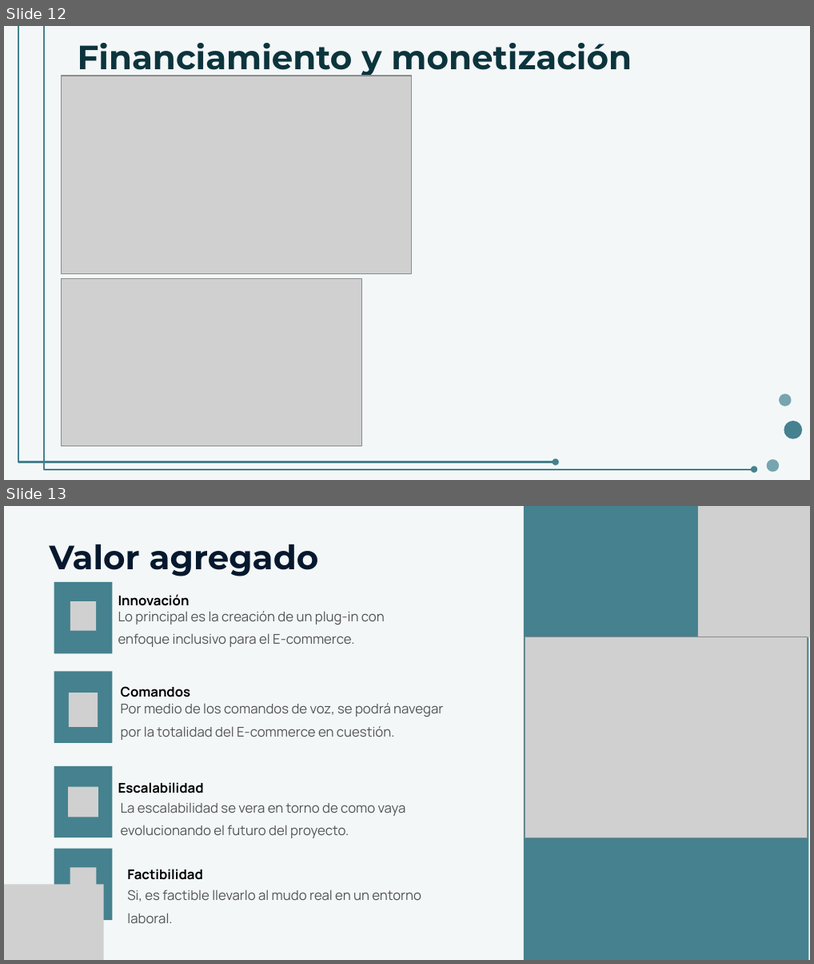
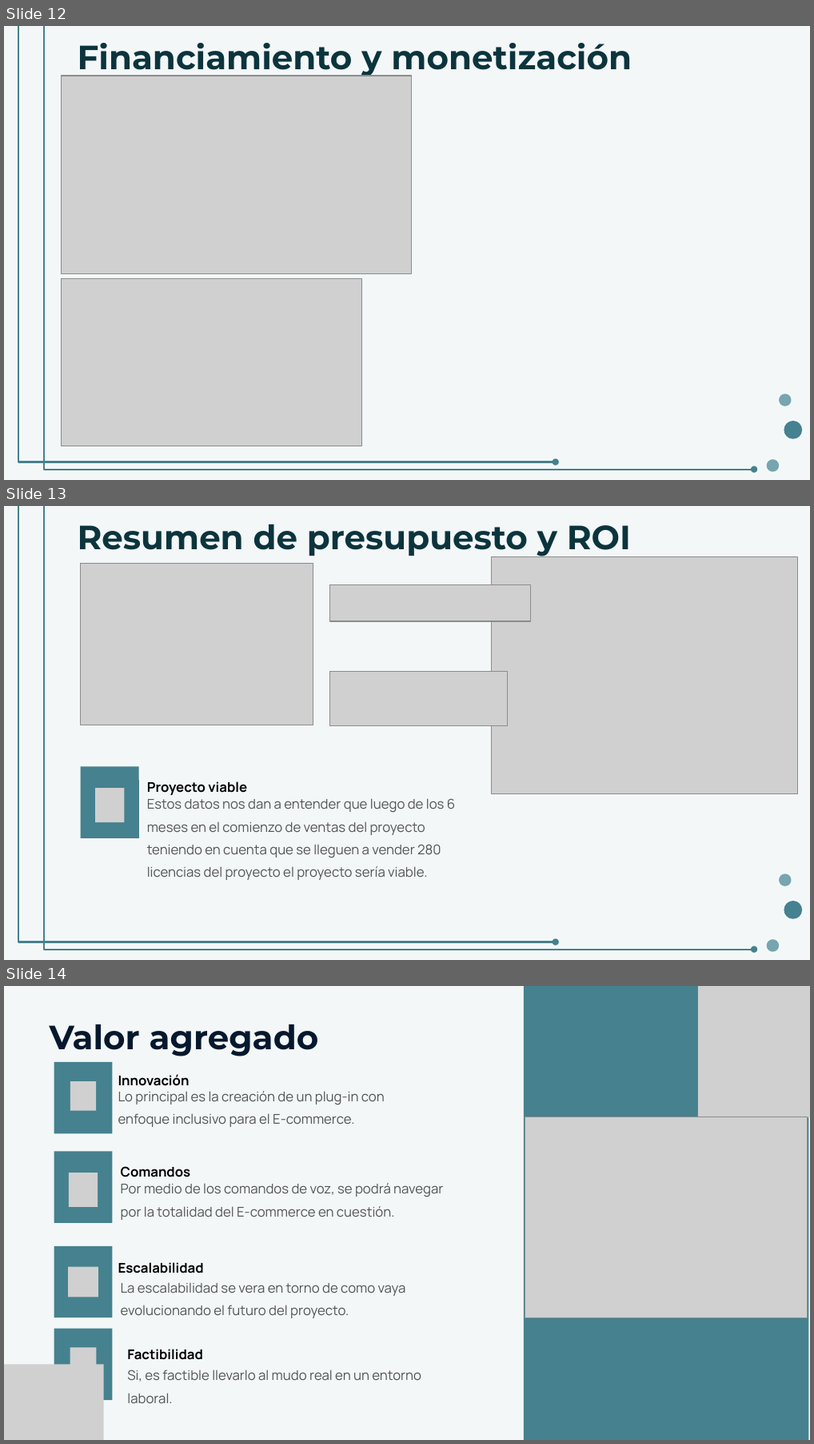
Before and after one commit to FelipeMunhoz18/FelipeMunhoz18-Bravo-Vargas-Munoz-Docs, a slide deck: Fase 3/Evidencias del Proyecto/Capstone ppt.pptx. Shown one above the other, each under a label of ours: slides 12 and 13 before the commit, slides 12, 13 and 14 after it. The pictures are 814x964 and 814x1444 pixels, drawn with LibreOffice and Linux fonts; fonts in the diff are those of the drawing; grey boxes stand for pictures. Boxes give left, top, right and bottom in pixels: in the first picture for what was removed or moved away, otherwise in the second. Text is boxed around its words. In the diff, an @@ line names an element or a change of style, - is before the commit and + after.

```diff
--- a/Fase 3/Evidencias del Proyecto/Capstone ppt.pptx
+++ b/Fase 3/Evidencias del Proyecto/Capstone ppt.pptx
@@ slide 13 added at box(4, 506, 810, 960), background #F3F7F8; not listed: 5 template elements that a slide beside it also shows @@
@@ title added at box(78, 524, 631, 558), 30 pt, text #0C343D, bold @@
+Resumen de presupuesto y ROI
@@ picture added at box(81, 563, 314, 724) @@
@@ picture added at box(492, 557, 798, 794) @@
@@ picture added at box(330, 585, 530, 621) @@
@@ picture added at box(330, 672, 507, 726) @@
@@ rectangle added at box(81, 767, 138, 838), fill #45818E @@
@@ freeform shape added at box(81, 780, 138, 837), fill #45818E @@
@@ picture added at box(95, 788, 124, 822) @@
@@ text added at box(147, 781, 247, 795), 12 pt, text #000000, bold @@
+Proyecto viable
@@ text added at box(147, 798, 455, 880), 12 pt, text #545454 @@
+Estos datos nos dan a entender que luego de los 6 meses en el comienzo de ventas del proyecto teniendo en cuenta que se lleguen a vender 280 licencias del proyecto el proyecto sería viable.
@@ what was slide 13 is now slide 14 @@
```
Also in this commit, not shown: 1 slide changed.
